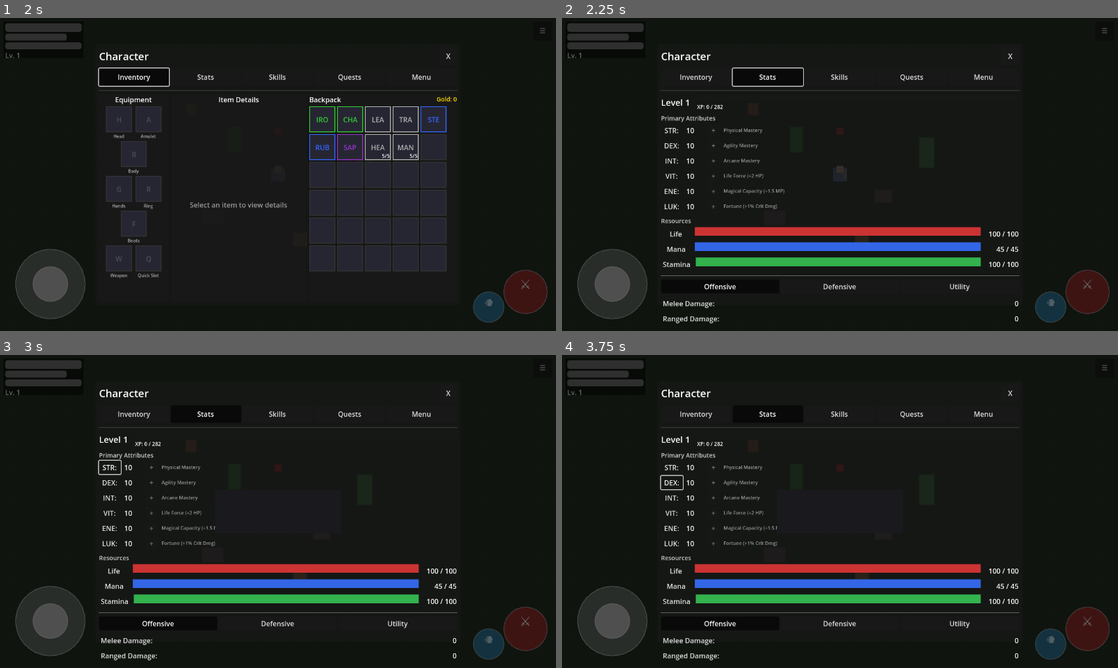
Above: before the commit, frames 1-4 (two rows, left to right).
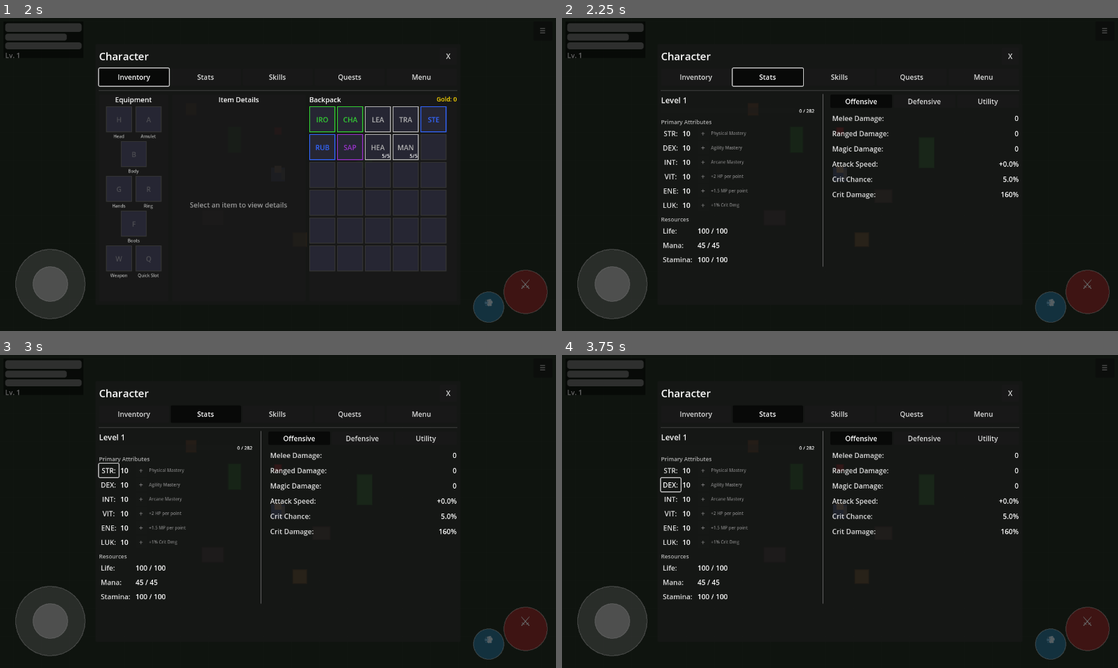
Above: after the commit, the same moments.

Repository: MatousHruska/MobileTestia
Game: Godot game, scene res://scenes/world/test_zone.tscn
Same seed, same stepped clock (60 frames per second), same inputs: the game is played once before the commit and once after it.
Inputs:
- Up to frame 1 (2 s): click "☰" at 0.5 s; click "Inventory" at 1.25 s
- Up to frame 2 (2.25 s): click "Stats" at 2 s
- Up to frame 3 (3 s): click "STR:" at 2.75 s
- Up to frame 4 (3.75 s): click "DEX:" at 3.5 s

Frame 1 is identical in both runs. In frame 2, 7.4% of the frame differs, in the area x 17-83%, y 24-98%; in frame 3, 7.5%; in frame 4, 7.5%.

Commit message:
Improve stats panel layout and tooltip behavior
- Remove colored progress bars from resources, use simple text
- Restructure layout: primary stats on left, secondary subtabs on right
- Change tooltip to show on tap-and-hold instead of tap
- Position tooltip next to the stat instead of centered
- Add descriptions for all stats (lorem ipsum style for now)

Diff:
--- a/scripts/ui/menu/character_menu.gd
+++ b/scripts/ui/menu/character_menu.gd
@@ -157,54 +157,71 @@
 	_stats_panel_instance = StatsPanel.new()
 	_stats_panel_instance.name = "DynamicStatsPanel"
 	_stats_panel_instance.set_anchors_preset(Control.PRESET_FULL_RECT)
-	_stats_panel_instance.stat_tapped.connect(_on_stat_tapped)
+	_stats_panel_instance.stat_tooltip_requested.connect(_on_stat_tooltip_requested)
+	_stats_panel_instance.stat_tooltip_dismissed.connect(_on_stat_tooltip_dismissed)
 	stats_panel.add_child(_stats_panel_instance)
 
 	Debug.info("UI", "StatsPanel created")
 
 
 func _setup_stat_popup() -> void:
+	# Create a tooltip-style panel (not a popup, so we control visibility)
 	_stat_popup = PopupPanel.new()
-	_stat_popup.name = "StatPopup"
+	_stat_popup.name = "StatTooltip"
+	_stat_popup.transparent_bg = true
+
+	var panel := PanelContainer.new()
 
 	var margin := MarginContainer.new()
-	margin.add_theme_constant_override("margin_left", 16)
-	margin.add_theme_constant_override("margin_right", 16)
-	margin.add_theme_constant_override("margin_top", 12)
-	margin.add_theme_constant_override("margin_bottom", 12)
+	margin.add_theme_constant_override("margin_left", 12)
+	margin.add_theme_constant_override("margin_right", 12)
+	margin.add_theme_constant_override("margin_top", 8)
+	margin.add_theme_constant_override("margin_bottom", 8)
 
 	var vbox := VBoxContainer.new()
-	vbox.add_theme_constant_override("separation", 8)
+	vbox.add_theme_constant_override("separation", 4)
 
 	var title := Label.new()
 	title.name = "Title"
-	title.add_theme_font_size_override("font_size", 18)
+	title.add_theme_font_size_override("font_size", 16)
 	vbox.add_child(title)
 
 	var description := Label.new()
 	description.name = "Description"
 	description.autowrap_mode = TextServer.AUTOWRAP_WORD_SMART
-	description.custom_minimum_size = Vector2(250, 0)
+	description.custom_minimum_size = Vector2(220, 0)
+	description.add_theme_font_size_override("font_size", 13)
 	vbox.add_child(description)
 
 	margin.add_child(vbox)
-	_stat_popup.add_child(margin)
+	panel.add_child(margin)
+	_stat_popup.add_child(panel)
 	add_child(_stat_popup)
 
 
-func _on_stat_tapped(stat_name: String) -> void:
+func _on_stat_tooltip_requested(stat_name: String, global_pos: Vector2) -> void:
 	if not _stat_popup:
 		return
 
-	var title_label := _stat_popup.get_node_or_null("MarginContainer/VBoxContainer/Title") as Label
-	var desc_label := _stat_popup.get_node_or_null("MarginContainer/VBoxContainer/Description") as Label
+	var panel := _stat_popup.get_child(0) as PanelContainer
+	if not panel:
+		return
+
+	var title_label := panel.get_node_or_null("MarginContainer/VBoxContainer/Title") as Label
+	var desc_label := panel.get_node_or_null("MarginContainer/VBoxContainer/Description") as Label
 
 	if title_label and desc_label:
-		# Format title from stat_name
 		title_label.text = stat_name.capitalize().replace("_", " ")
 		desc_label.text = PlayerStats.get_stat_description(stat_name)
 
-	_stat_popup.popup_centered()
+	# Position next to the stat
+	_stat_popup.position = global_pos
+	_stat_popup.popup()
+
+
+func _on_stat_tooltip_dismissed() -> void:
+	if _stat_popup:
+		_stat_popup.hide()
 
 
 func _input(event: InputEvent) -> void:
--- a/scripts/ui/menu/stats_panel.gd
+++ b/scripts/ui/menu/stats_panel.gd
@@ -1,20 +1,25 @@
 extends Control
 class_name StatsPanel
 ## Stats Panel - Displays player attributes and derived stats
-## Shows primary attributes (always visible), resources, and subtabs for derived stats
-
-signal stat_tapped(stat_name: String)
+## Left side: Primary attributes + Resources (always visible)
+## Right side: Subtabs for Offensive/Defensive/Utility stats
+
+signal stat_tooltip_requested(stat_name: String, global_pos: Vector2)
+signal stat_tooltip_dismissed
 
 enum SubTab { OFFENSIVE, DEFENSIVE, UTILITY }
 
 ## Subtab state
 var current_subtab: SubTab = SubTab.OFFENSIVE
 
-## UI node caches (set in _ready)
+## UI node caches
 var _attribute_rows: Dictionary = {}
-var _resource_bars: Dictionary = {}
+var _resource_labels: Dictionary = {}
 var _subtab_buttons: Array[Button] = []
 var _subtab_panels: Array[Control] = []
+
+## Tooltip state
+var _tooltip_button: Button = null
 
 
 func _ready() -> void:
@@ -25,75 +30,106 @@
 
 
 func _build_ui() -> void:
-	# Main container
-	var main_vbox := VBoxContainer.new()
-	main_vbox.set_anchors_preset(Control.PRESET_FULL_RECT)
-	main_vbox.add_theme_constant_override("separation", 8)
-	add_child(main_vbox)
+	# Main horizontal split: Left (primary) | Right (secondary)
+	var main_hbox := HBoxContainer.new()
+	main_hbox.set_anchors_preset(Control.PRESET_FULL_RECT)
+	main_hbox.add_theme_constant_override("separation", 16)
+	add_child(main_hbox)
+
+	# === LEFT SIDE: Primary Attributes + Resources ===
+	var left_panel := _create_left_panel()
+	left_panel.size_flags_horizontal = Control.SIZE_EXPAND_FILL
+	left_panel.size_flags_stretch_ratio = 0.45
+	main_hbox.add_child(left_panel)
+
+	# === VERTICAL SEPARATOR ===
+	var vsep := VSeparator.new()
+	main_hbox.add_child(vsep)
+
+	# === RIGHT SIDE: Secondary Stats with Subtabs ===
+	var right_panel := _create_right_panel()
+	right_panel.size_flags_horizontal = Control.SIZE_EXPAND_FILL
+	right_panel.size_flags_stretch_ratio = 0.55
+	main_hbox.add_child(right_panel)
+
+
+func _create_left_panel() -> Control:
+	var container := VBoxContainer.new()
+	container.add_theme_constant_override("separation", 8)
 
 	# === HEADER: Level and XP ===
 	var header := _create_header()
-	main_vbox.add_child(header)
-
-	# === PRIMARY ATTRIBUTES (Always Visible) ===
+	container.add_child(header)
+
+	# === PRIMARY ATTRIBUTES ===
 	var attributes_section := _create_attributes_section()
-	main_vbox.add_child(attributes_section)
-
-	# === RESOURCES (Always Visible) ===
+	container.add_child(attributes_section)
+
+	# === RESOURCES (simple text, no bars) ===
 	var resources_section := _create_resources_section()
-	main_vbox.add_child(resources_section)
-
-	# === SEPARATOR ===
-	var sep := HSeparator.new()
-	main_vbox.add_child(sep)
-
-	# === SUBTABS ===
+	container.add_child(resources_section)
+
+	return container
+
+
+func _create_right_panel() -> Control:
+	var container := VBoxContainer.new()
+	container.add_theme_constant_override("separation", 8)
+
+	# === SUBTAB BAR ===
 	var subtab_bar := _create_subtab_bar()
-	main_vbox.add_child(subtab_bar)
+	container.add_child(subtab_bar)
 
 	# === SUBTAB CONTENT ===
 	var subtab_content := _create_subtab_content()
-	main_vbox.add_child(subtab_content)
+	container.add_child(subtab_content)
+
+	return container
 
 
 func _create_header() -> Control:
-	var header := HBoxContainer.new()
-	header.add_theme_constant_override("separation", 16)
-
-	# Level
+	var container := VBoxContainer.new()
+	container.add_theme_constant_override("separation", 4)
+
+	# Level row
+	var level_row := HBoxContainer.new()
+	level_row.add_theme_constant_override("separation", 12)
+
 	var level_label := Label.new()
 	level_label.name = "LevelLabel"
-	level_label.add_theme_font_size_override("font_size", 20)
+	level_label.add_theme_font_size_override("font_size", 18)
 	level_label.text = "Level 1"
-	header.add_child(level_label)
-
-	# XP Bar container
-	var xp_container := VBoxContainer.new()
-	xp_container.size_flags_horizontal = Control.SIZE_EXPAND_FILL
-
-	var xp_bar := ProgressBar.new()
-	xp_bar.name = "XPBar"
-	xp_bar.custom_minimum_size = Vector2(0, 16)
-	xp_bar.show_percentage = false
-	xp_container.add_child(xp_bar)
-
-	var xp_label := Label.new()
-	xp_label.name = "XPLabel"
-	xp_label.add_theme_font_size_override("font_size", 12)
-	xp_label.text = "XP: 0 / 100"
-	xp_container.add_child(xp_label)
-
-	header.add_child(xp_container)
-
-	# Points available
+	level_row.add_child(level_label)
+
 	var points_label := Label.new()
 	points_label.name = "PointsLabel"
 	points_label.add_theme_font_size_override("font_size", 14)
 	points_label.text = "Points: 0"
 	points_label.modulate = Color(1.0, 0.9, 0.3)
-	header.add_child(points_label)
-
-	return header
+	level_row.add_child(points_label)
+
+	container.add_child(level_row)
+
+	# XP row
+	var xp_row := HBoxContainer.new()
+	xp_row.add_theme_constant_override("separation", 8)
+
+	var xp_bar := ProgressBar.new()
+	xp_bar.name = "XPBar"
+	xp_bar.custom_minimum_size = Vector2(120, 14)
+	xp_bar.size_flags_horizontal = Control.SIZE_EXPAND_FILL
+	xp_bar.show_percentage = false
+	xp_row.add_child(xp_bar)
+
+	var xp_label := Label.new()
+	xp_label.name = "XPLabel"
+	xp_label.add_theme_font_size_override("font_size", 11)
+	xp_label.text = "0 / 100"
+	xp_row.add_child(xp_label)
+
+	container.add_child(xp_row)
+
+	return container
 
 
 func _create_attributes_section() -> Control:
@@ -102,23 +138,22 @@
 
 	var title := Label.new()
 	title.text = "Primary Attributes"
-	title.add_theme_font_size_override("font_size", 14)
-	title.modulate = Color(0.8, 0.8, 0.8)
+	title.add_theme_font_size_override("font_size", 13)
+	title.modulate = Color(0.7, 0.7, 0.7)
 	container.add_child(title)
 
 	var grid := GridContainer.new()
 	grid.columns = 4
-	grid.add_theme_constant_override("h_separation", 8)
-	grid.add_theme_constant_override("v_separation", 4)
-
-	# Create attribute rows
+	grid.add_theme_constant_override("h_separation", 4)
+	grid.add_theme_constant_override("v_separation", 2)
+
 	var attributes := [
 		["STR", "strength", "Physical Mastery"],
 		["DEX", "dexterity", "Agility Mastery"],
 		["INT", "intelligence", "Arcane Mastery"],
-		["VIT", "vitality", "Life Force (+2 HP)"],
-		["ENE", "energy", "Magical Capacity (+1.5 MP)"],
-		["LUK", "luck", "Fortune (+1% Crit Dmg)"],
+		["VIT", "vitality", "+2 HP per point"],
+		["ENE", "energy", "+1.5 MP per point"],
+		["LUK", "luck", "+1% Crit Dmg"],
 	]
 
 	for attr in attributes:
@@ -131,34 +166,34 @@
 
 
 func _create_attribute_row(abbrev: String, stat_name: String, hint: String) -> Array:
-	# Label (tappable)
+	# Label (hold for tooltip)
 	var label := Button.new()
 	label.name = abbrev + "Label"
 	label.flat = true
 	label.text = abbrev + ":"
-	label.tooltip_text = hint
-	label.custom_minimum_size = Vector2(50, 0)
-	label.pressed.connect(_on_stat_tapped.bind(stat_name))
+	label.custom_minimum_size = Vector2(45, 0)
+	label.button_down.connect(_on_stat_pressed.bind(stat_name, label))
+	label.button_up.connect(_on_stat_released)
 
 	# Value
 	var value := Label.new()
 	value.name = abbrev + "Value"
 	value.text = "10"
-	value.custom_minimum_size = Vector2(40, 0)
+	value.custom_minimum_size = Vector2(30, 0)
 
 	# Plus button
 	var plus_btn := Button.new()
 	plus_btn.name = abbrev + "Plus"
 	plus_btn.text = "+"
-	plus_btn.custom_minimum_size = Vector2(30, 30)
+	plus_btn.custom_minimum_size = Vector2(28, 28)
 	plus_btn.pressed.connect(_on_allocate_pressed.bind(stat_name))
 
 	# Info text
 	var info := Label.new()
 	info.name = abbrev + "Info"
 	info.text = hint
-	info.add_theme_font_size_override("font_size", 11)
-	info.modulate = Color(0.6, 0.6, 0.6)
+	info.add_theme_font_size_override("font_size", 10)
+	info.modulate = Color(0.5, 0.5, 0.5)
 	info.size_flags_horizontal = Control.SIZE_EXPAND_FILL
 
 	_attribute_rows[stat_name] = {
@@ -173,69 +208,57 @@
 
 func _create_resources_section() -> Control:
 	var container := VBoxContainer.new()
-	container.add_theme_constant_override("separation", 4)
+	container.add_theme_constant_override("separation", 2)
 
 	var title := Label.new()
 	title.text = "Resources"
-	title.add_theme_font_size_override("font_size", 14)
-	title.modulate = Color(0.8, 0.8, 0.8)
+	title.add_theme_font_size_override("font_size", 13)
+	title.modulate = Color(0.7, 0.7, 0.7)
 	container.add_child(title)
 
-	# Life bar
-	var life_row := _create_resource_bar("life", "Life", Color(0.8, 0.2, 0.2))
-	container.add_child(life_row)
-
-	# Mana bar
-	var mana_row := _create_resource_bar("mana", "Mana", Color(0.2, 0.4, 0.9))
-	container.add_child(mana_row)
-
-	# Stamina bar
-	var stamina_row := _create_resource_bar("stamina", "Stamina", Color(0.2, 0.7, 0.3))
-	container.add_child(stamina_row)
-
+	var grid := GridContainer.new()
+	grid.columns = 2
+	grid.add_theme_constant_override("h_separation", 8)
+	grid.add_theme_constant_override("v_separation", 2)
+
+	# Life
+	var life_row := _create_resource_row("life", "Life")
+	for child in life_row:
+		grid.add_child(child)
+
+	# Mana
+	var mana_row := _create_resource_row("mana", "Mana")
+	for child in mana_row:
+		grid.add_child(child)
+
+	# Stamina
+	var stamina_row := _create_resource_row("stamina", "Stamina")
+	for child in stamina_row:
+		grid.add_child(child)
+
+	container.add_child(grid)
 	return container
 
 
-func _create_resource_bar(stat_name: String, display_name: String, bar_color: Color) -> Control:
-	var row := HBoxContainer.new()
-	row.add_theme_constant_override("separation", 8)
-
-	# Label (tappable)
+func _create_resource_row(stat_name: String, display_name: String) -> Array:
+	# Label (hold for tooltip)
 	var label := Button.new()
 	label.flat = true
-	label.text = display_name
+	label.text = display_name + ":"
 	label.custom_minimum_size = Vector2(70, 0)
-	label.pressed.connect(_on_stat_tapped.bind(stat_name))
-
-	# Progress bar
-	var bar := ProgressBar.new()
-	bar.name = stat_name + "Bar"
-	bar.custom_minimum_size = Vector2(150, 20)
-	bar.size_flags_horizontal = Control.SIZE_EXPAND_FILL
-	bar.show_percentage = false
-
-	# Style the bar
-	var style := StyleBoxFlat.new()
-	style.bg_color = bar_color
-	bar.add_theme_stylebox_override("fill", style)
-
-	# Value label
+	label.alignment = HORIZONTAL_ALIGNMENT_LEFT
+	label.button_down.connect(_on_stat_pressed.bind(stat_name, label))
+	label.button_up.connect(_on_stat_released)
+
+	# Value
 	var value := Label.new()
 	value.name = stat_name + "Value"
 	value.text = "100 / 100"
-	value.custom_minimum_size = Vector2(80, 0)
-	value.horizontal_alignment = HORIZONTAL_ALIGNMENT_RIGHT
-
-	row.add_child(label)
-	row.add_child(bar)
-	row.add_child(value)
-
-	_resource_bars[stat_name] = {
-		"bar": bar,
-		"value": value
-	}
-
-	return row
+	value.size_flags_horizontal = Control.SIZE_EXPAND_FILL
+
+	_resource_labels[stat_name] = value
+
+	return [label, value]
 
 
 func _create_subtab_bar() -> Control:
@@ -248,7 +271,7 @@
 		btn.text = tabs[i]
 		btn.toggle_mode = true
 		btn.button_pressed = (i == 0)
-		btn.custom_minimum_size = Vector2(100, 30)
+		btn.custom_minimum_size = Vector2(80, 28)
 		btn.size_flags_horizontal = Control.SIZE_EXPAND_FILL
 		btn.pressed.connect(_on_subtab_pressed.bind(i))
 		bar.add_child(btn)
@@ -260,7 +283,6 @@
 func _create_subtab_content() -> Control:
 	var container := Control.new()
 	container.size_flags_vertical = Control.SIZE_EXPAND_FILL
-	container.custom_minimum_size = Vector2(0, 120)
 
 	# Offensive panel
 	var offensive := _create_offensive_panel()
@@ -289,7 +311,7 @@
 	var grid := GridContainer.new()
 	grid.set_anchors_preset(Control.PRESET_FULL_RECT)
 	grid.columns = 2
-	grid.add_theme_constant_override("h_separation", 16)
+	grid.add_theme_constant_override("h_separation", 8)
 	grid.add_theme_constant_override("v_separation", 4)
 
 	var stats := [
@@ -297,8 +319,8 @@
 		["ranged_damage", "Ranged Damage"],
 		["magic_damage", "Magic Damage"],
 		["attack_speed", "Attack Speed"],
-		["critical_chance", "Critical Chance"],
-		["critical_damage", "Critical Damage"],
+		["critical_chance", "Crit Chance"],
+		["critical_damage", "Crit Damage"],
 	]
 
 	for stat in stats:
@@ -313,12 +335,12 @@
 	var grid := GridContainer.new()
 	grid.set_anchors_preset(Control.PRESET_FULL_RECT)
 	grid.columns = 2
-	grid.add_theme_constant_override("h_separation", 16)
+	grid.add_theme_constant_override("h_separation", 8)
 	grid.add_theme_constant_override("v_separation", 4)
 
 	var stats := [
 		["armor", "Armor"],
-		["magic_resistance", "Magic Resistance"],
+		["magic_resistance", "Magic Resist"],
 		["dodge_chance", "Dodge Chance"],
 	]
 
@@ -334,11 +356,11 @@
 	var grid := GridContainer.new()
 	grid.set_anchors_preset(Control.PRESET_FULL_RECT)
 	grid.columns = 2
-	grid.add_theme_constant_override("h_separation", 16)
+	grid.add_theme_constant_override("h_separation", 8)
 	grid.add_theme_constant_override("v_separation", 4)
 
 	var stats := [
-		["movement_speed", "Movement Speed"],
+		["movement_speed", "Move Speed"],
 		["life_regen", "Life Regen"],
 		["mana_regen", "Mana Regen"],
 		["stamina_regen", "Stamina Regen"],
@@ -359,7 +381,8 @@
 	label.text = display_name + ":"
 	label.size_flags_horizontal = Control.SIZE_EXPAND_FILL
 	label.alignment = HORIZONTAL_ALIGNMENT_LEFT
-	label.pressed.connect(_on_stat_tapped.bind(stat_name))
+	label.button_down.connect(_on_stat_pressed.bind(stat_name, label))
+	label.button_up.connect(_on_stat_released)
 
 	var value := Label.new()
 	value.name = stat_name + "_value"
@@ -367,7 +390,7 @@
 	value.custom_minimum_size = Vector2(60, 0)
 	value.horizontal_alignment = HORIZONTAL_ALIGNMENT_RIGHT
 
-	_attribute_rows[stat_name] = {"value": value}
+	_attribute_rows[stat_name] = {"value": value, "label": label}
 
 	return [label, value]
 
@@ -389,26 +412,35 @@
 
 
 func _update_level_display() -> void:
-	var level_label := get_node_or_null("VBoxContainer/HBoxContainer/LevelLabel")
-	if not level_label:
-		# Find by traversing
-		for child in get_children():
-			if child is VBoxContainer:
-				for sub in child.get_children():
-					if sub is HBoxContainer:
-						for node in sub.get_children():
-							if node is Label and node.name == "LevelLabel":
-								node.text = "Level %d" % PlayerStats.level
-							elif node.name == "PointsLabel":
-								node.text = "Points: %d" % PlayerStats.attribute_points
-								node.visible = PlayerStats.attribute_points > 0
-							elif node is VBoxContainer:
-								for vnode in node.get_children():
-									if vnode is ProgressBar and vnode.name == "XPBar":
-										vnode.max_value = PlayerStats.experience_for_next_level
-										vnode.value = PlayerStats.experience
-									elif vnode is Label and vnode.name == "XPLabel":
-										vnode.text = "XP: %d / %d" % [PlayerStats.experience, PlayerStats.experience_for_next_level]
+	# Find nodes by traversing (since they're dynamically created)
+	_find_and_update_node("LevelLabel", func(n: Label): n.text = "Level %d" % PlayerStats.level)
+	_find_and_update_node("PointsLabel", func(n: Label):
+		n.text = "Points: %d" % PlayerStats.attribute_points
+		n.visible = PlayerStats.attribute_points > 0
+	)
+	_find_and_update_node("XPBar", func(n: ProgressBar):
+		n.max_value = PlayerStats.experience_for_next_level
+		n.value = PlayerStats.experience
+	)
+	_find_and_update_node("XPLabel", func(n: Label):
+		n.text = "%d / %d" % [PlayerStats.experience, PlayerStats.experience_for_next_level]
+	)
+
+
+func _find_and_update_node(node_name: String, update_func: Callable) -> void:
+	var node := _find_node_recursive(self, node_name)
+	if node:
+		update_func.call(node)
+
+
+func _find_node_recursive(parent: Node, node_name: String) -> Node:
+	for child in parent.get_children():
+		if child.name == node_name:
+			return child
+		var found := _find_node_recursive(child, node_name)
+		if found:
+			return found
+	return null
 
 
 func _update_attributes() -> void:
@@ -427,23 +459,12 @@
 
 
 func _update_resources() -> void:
-	if _resource_bars.has("life"):
-		var bar: ProgressBar = _resource_bars["life"]["bar"]
-		bar.max_value = PlayerStats.max_life
-		bar.value = PlayerStats.current_life
-		_resource_bars["life"]["value"].text = "%d / %d" % [int(PlayerStats.current_life), int(PlayerStats.max_life)]
-
-	if _resource_bars.has("mana"):
-		var bar: ProgressBar = _resource_bars["mana"]["bar"]
-		bar.max_value = PlayerStats.max_mana
-		bar.value = PlayerStats.current_mana
-		_resource_bars["mana"]["value"].text = "%d / %d" % [int(PlayerStats.current_mana), int(PlayerStats.max_mana)]
-
-	if _resource_bars.has("stamina"):
-		var bar: ProgressBar = _resource_bars["stamina"]["bar"]
-		bar.max_value = PlayerStats.max_stamina
-		bar.value = PlayerStats.current_stamina
-		_resource_bars["stamina"]["value"].text = "%d / %d" % [int(PlayerStats.current_stamina), int(PlayerStats.max_stamina)]
+	if _resource_labels.has("life"):
+		_resource_labels["life"].text = "%d / %d" % [int(PlayerStats.current_life), int(PlayerStats.max_life)]
+	if _resource_labels.has("mana"):
+		_resource_labels["mana"].text = "%d / %d" % [int(PlayerStats.current_mana), int(PlayerStats.max_mana)]
+	if _resource_labels.has("stamina"):
+		_resource_labels["stamina"].text = "%d / %d" % [int(PlayerStats.current_stamina), int(PlayerStats.max_stamina)]
 
 
 func _update_derived_stats() -> void:
@@ -494,12 +515,8 @@
 	_update_plus_buttons()
 
 
-func _on_resource_changed(resource: String, current: float, maximum: float) -> void:
-	if _resource_bars.has(resource):
-		var bar: ProgressBar = _resource_bars[resource]["bar"]
-		bar.max_value = maximum
-		bar.value = current
-		_resource_bars[resource]["value"].text = "%d / %d" % [int(current), int(maximum)]
+func _on_resource_changed(resource: String, _current: float, _maximum: float) -> void:
+	_update_resources()
 
 
 func _on_subtab_pressed(index: int) -> void:
@@ -530,5 +547,12 @@
 			PlayerStats.allocate_luck()
 
 
-func _on_stat_tapped(stat_name: String) -> void:
-	stat_tapped.emit(stat_name)
+func _on_stat_pressed(stat_name: String, button: Button) -> void:
+	_tooltip_button = button
+	var global_pos := button.global_position + Vector2(button.size.x + 8, 0)
+	stat_tooltip_requested.emit(stat_name, global_pos)
+
+
+func _on_stat_released() -> void:
+	_tooltip_button = null
+	stat_tooltip_dismissed.emit()
